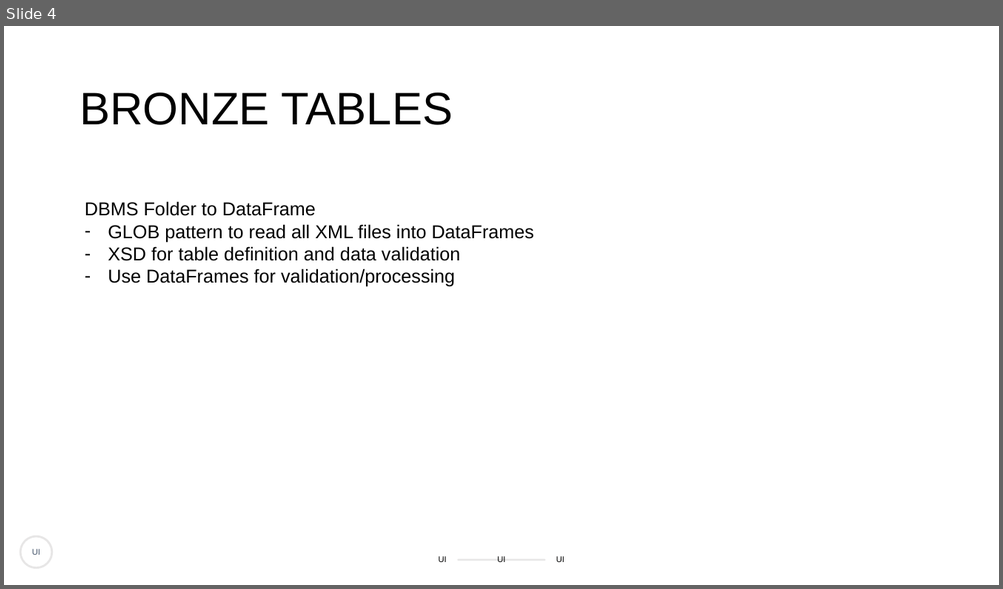
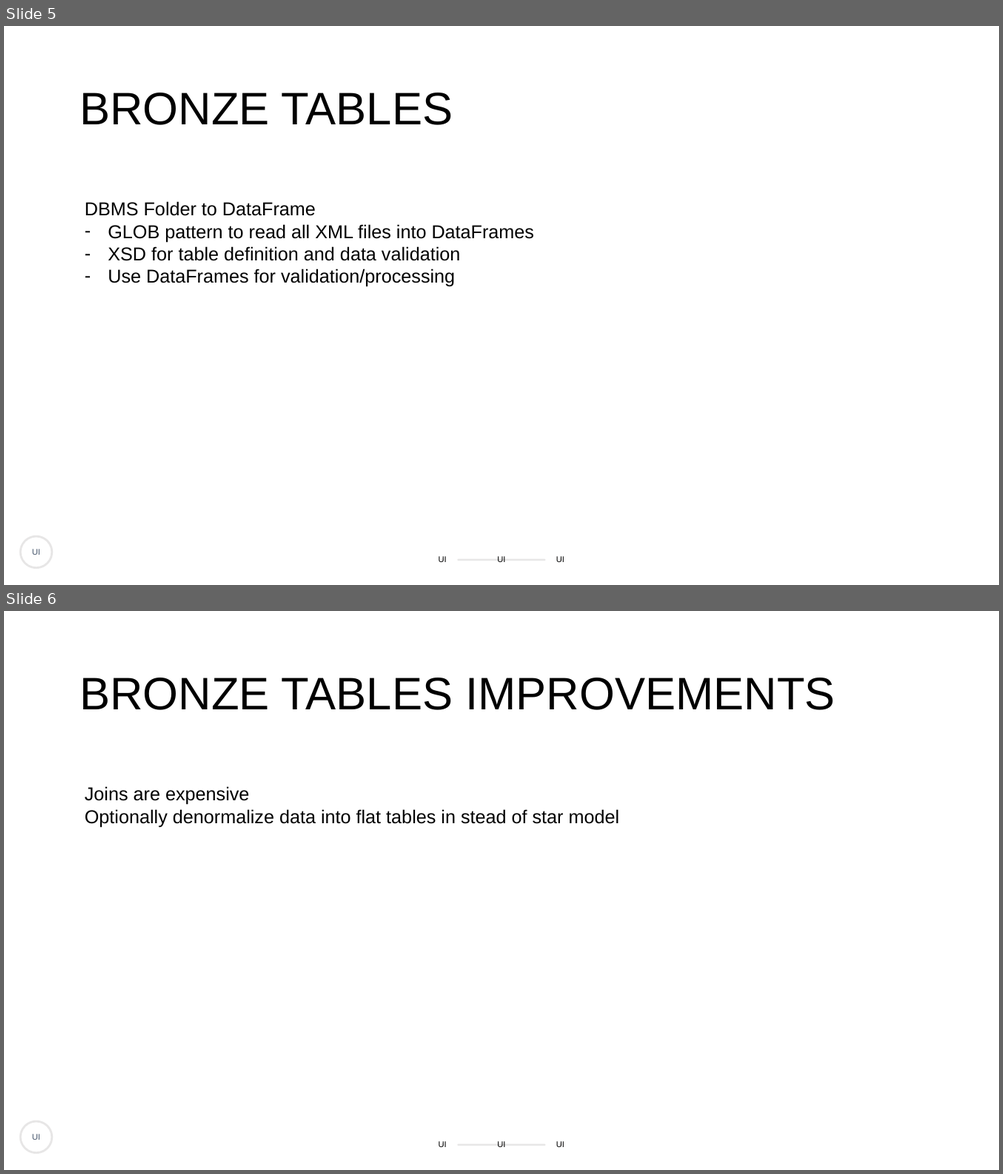
Before and after one commit to bartzwemmer/fedex, a slide deck: docs/Rijksmuseum_data.pptx. Shown one above the other, each under a label of ours: slide 4 before the commit, slides 5 and 6 after it. The pictures are 1003x589 and 1003x1174 pixels, drawn with LibreOffice and Linux fonts; fonts in the diff are those of the drawing. Boxes give left, top, right and bottom in pixels: in the first picture for what was removed or moved away, otherwise in the second. Text is boxed around its words. In the diff, an @@ line names an element or a change of style, - is before the commit and + after.

```diff
--- a/docs/Rijksmuseum_data.pptx
+++ b/docs/Rijksmuseum_data.pptx
@@ slide 6 added at [4,611,999,1170], background #FFFFFF @@
@@ title added at [79,678,834,710], 44 pt, text #000000 @@
+BRONZE TABLES IMPROVEMENTS
@@ text added at [85,786,620,827], 18 pt, text #000000 @@
+Joins are expensive
+Optionally denormalize data into flat tables in stead of star model
@@ what was slide 4 is now slide 5 @@
```
Also in this commit, not shown: 3 slides changed, 4 other slides added, 1 slide removed, 1 other file.
